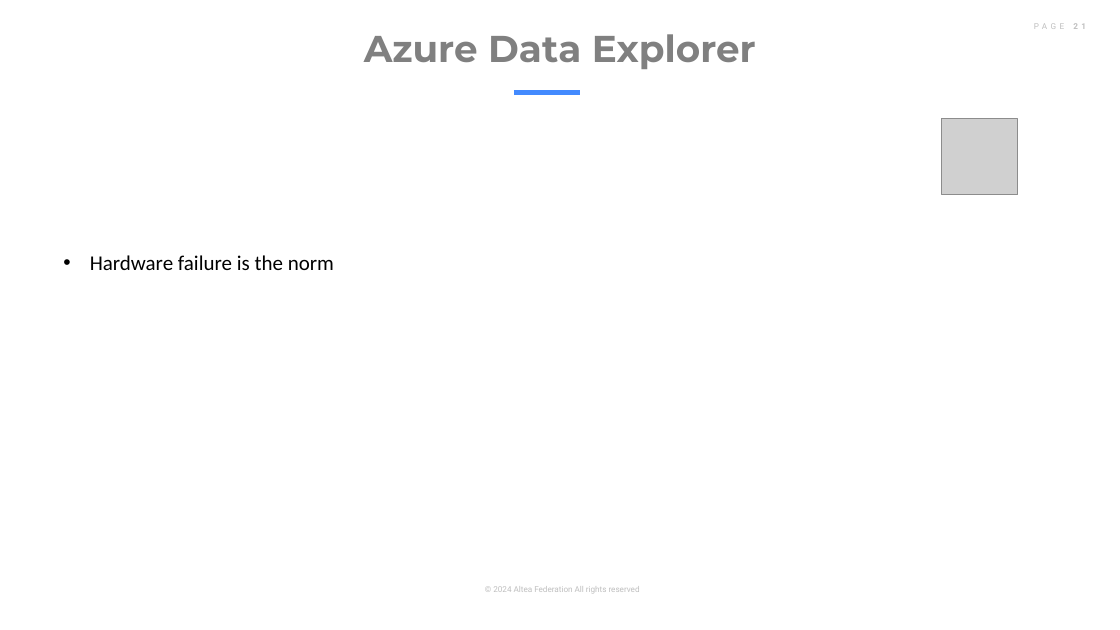
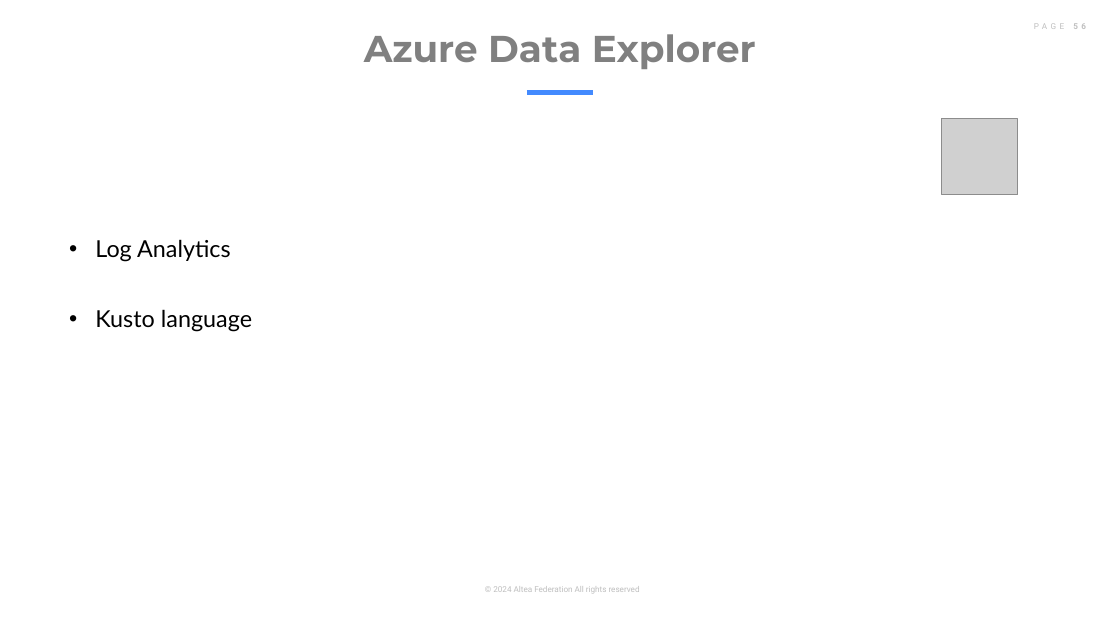
Before and after one commit to altea-abs/big-data-azure-intro, a slide deck: slide 56 of day_1/storage.pptx (slide 21 before the commit). Drawn at 1120x630 pixels with LibreOffice and Linux fonts; fonts in the diff are those of the drawing; grey boxes stand for pictures. Boxes give left, top, right and bottom in pixels: in the first picture for what was removed or moved away, otherwise in the second. Text is boxed around its words. In the diff, an @@ line names an element or a change of style, - is before the commit and + after.

```diff
--- a/day_1/storage.pptx
+++ b/day_1/storage.pptx
@@ line moved from (514, 92) - (581, 92) to (527, 92) - (593, 92) @@
@@ text at (95,239,252,332): text changed; size 18 to 20 pt; font Calibri to Lato @@
-• Hardware failure is the norm
+• Log Analytics
+• Kusto language
```
Also in this commit, not shown: 18 other slides changed, 46 slides added, 11 slides removed, 6 other files.
